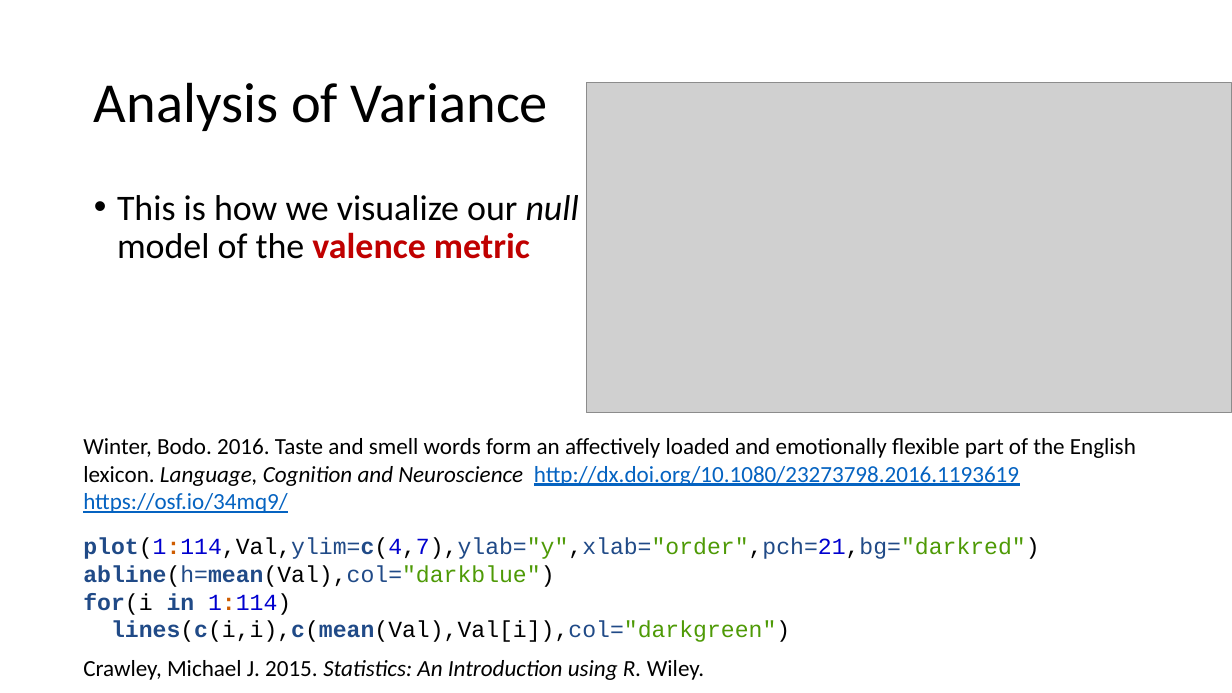
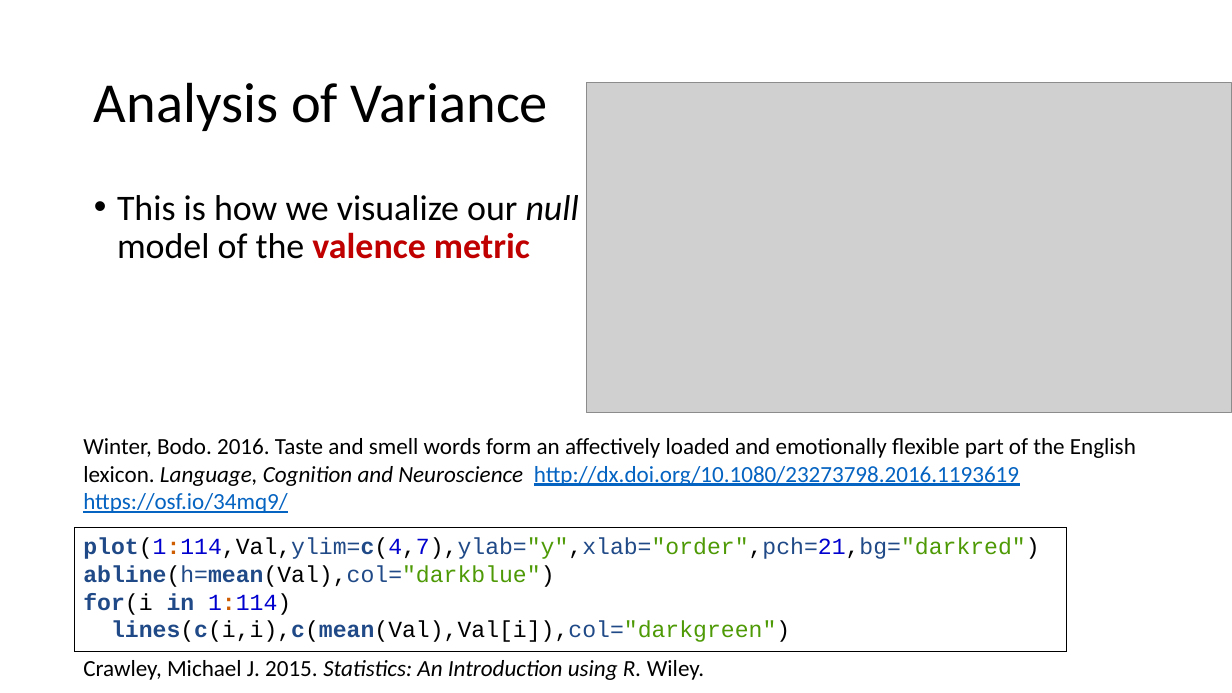
Before and after one commit to ajrtallman/StatisticsinLinguistics_FSU_2023_2024, a slide deck: slide 27 of 02_slides/Statistics for linguists 2023-11-29.pptx. Drawn at 1232x693 pixels with LibreOffice and Linux fonts; fonts in the diff are those of the drawing; grey boxes stand for pictures. Boxes give left, top, right and bottom in pixels: in the first picture for what was removed or moved away, otherwise in the second. Text is boxed around its words. In the diff, an @@ line names an element or a change of style, - is before the commit and + after.

```diff
--- a/02_slides/Statistics for linguists 2023-11-29.pptx
+++ b/02_slides/Statistics for linguists 2023-11-29.pptx
@@ rectangle "plot(1:114,Val,ylim=c(4,7),ylab="y",xlab="order",pch=21,bg=" ...": place and size @@
-rectangle "plot(1:114,Val,ylim=c(4,7),ylab="y",xlab="order",pch=21,bg=" ..." at box(83, 538, 1039, 642)
+rectangle "plot(1:114,Val,ylim=c(4,7),ylab="y",xlab="order",pch=21,bg=" ..." at box(74, 527, 1067, 652)
@@ rectangle "plot(1:114,Val,ylim=c(4,7),ylab="y",xlab="order",pch=21,bg=" ..." at box(74, 527, 1067, 652): outline none to #000000 0.75 pt @@
```
Also in this commit, not shown: 15 other slides changed, 8 slides added, 1 slide removed, 29 other files.
